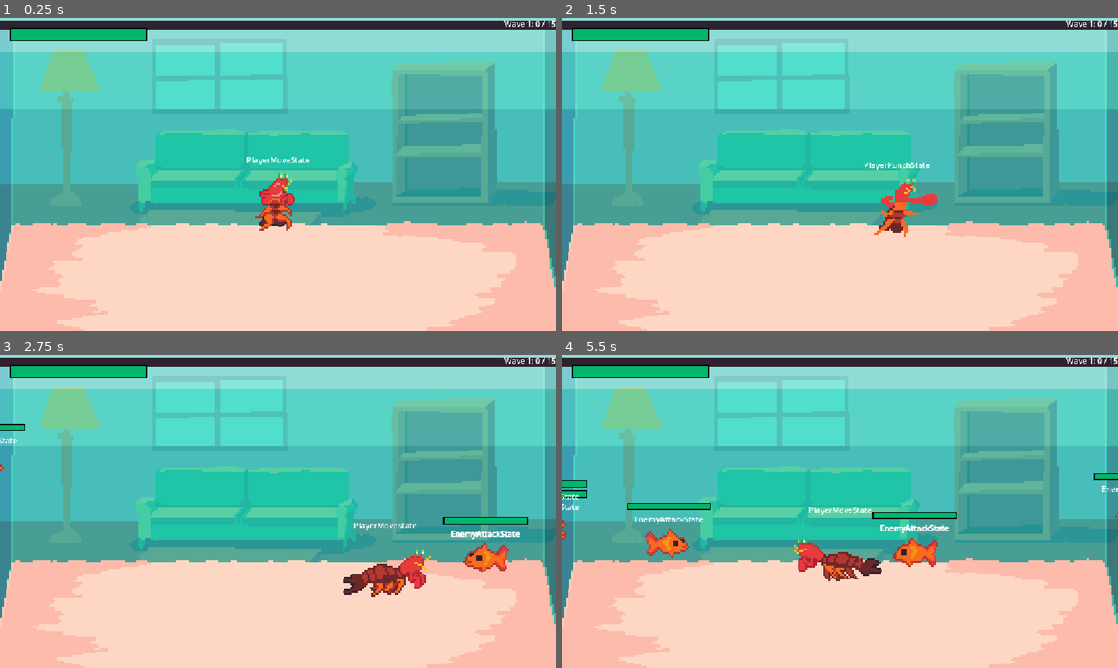
Above: before the commit, frames 1-4 (two rows, left to right).
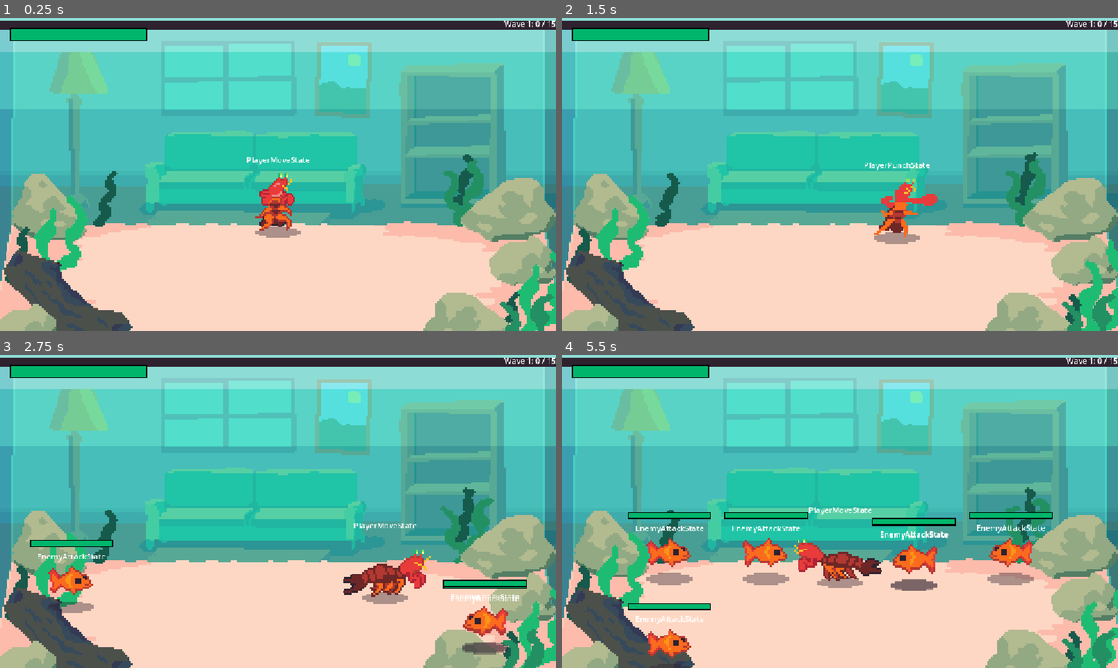
Above: after the commit, the same moments.

Repository: zhang-edward/shrimp-beat-em-up
Game: Godot game, scene res://scenes/Game.tscn
Same seed, same stepped clock (60 frames per second), same inputs: the game is played once before the commit and once after it.
Inputs:
- Up to frame 1 (0.25 s): no input
- Up to frame 2 (1.5 s): hold Right (move_right) 0.53-1.28 s; tap F (attack) at 0.6, 1.35 s; tap Space (jump) at 0.77 s; hold Down (move_down) from 1.28 s (still down)
- Up to frame 3 (2.75 s): tap Space (jump) at 1.52 s; release Down (move_down) at 2.03 s; hold Right (move_right) from 2.03 s (still down); tap F (attack) at 2.1 s
- Up to frame 4 (5.5 s): release Right (move_right) at 2.78 s; hold Up (move_up) 2.78-3.53 s; tap F (attack) every 0.75 s from 2.85 to 5.1 s; tap Space (jump) at 3.02, 3.77, 4.52 s; hold Left (move_left) 3.53-5.03 s; hold Down (move_down) from 5.03 s (still down)

The runs differ from the first frame. In frame 1, 22% of the frame differs, in the area x 0-100%, y 7-100%; in frame 2, 22%; in frame 3, 23%; in frame 4, 27%.

Commit message:
Reorganize sprites and add props to background

Diff:
--- a/animations/fish.tres
+++ b/animations/fish.tres
@@ -1,6 +1,6 @@
 [gd_resource type="SpriteFrames" format=3 uid="uid://d4bijqkyhwkgn"]
 
-[ext_resource type="Texture2D" uid="uid://mlbn5bvn88iy" path="res://sprites/fish_enemy_1.png" id="1_mtwji"]
+[ext_resource type="Texture2D" uid="uid://mlbn5bvn88iy" path="res://sprites/characters/fish_enemy_1.png" id="1_mtwji"]
 
 [sub_resource type="AtlasTexture" id="AtlasTexture_y16dy"]
 atlas = ExtResource("1_mtwji")
--- a/prefab/Enemy.tscn
+++ b/prefab/Enemy.tscn
@@ -2,6 +2,7 @@
 
 [ext_resource type="Script" uid="uid://pyemjxradddg" path="res://scripts/Enemy.gd" id="1_f08wl"]
 [ext_resource type="Script" uid="uid://bge0hmqmafyrt" path="res://scripts/fsm/StateMachine.gd" id="2_e3gy8"]
+[ext_resource type="Texture2D" uid="uid://dn5gt0a1iuba6" path="res://sprites/shadow.png" id="2_n3fxy"]
 [ext_resource type="Script" uid="uid://csf7xaemitdcb" path="res://scripts/Hurtbox.gd" id="5_2y5xi"]
 [ext_resource type="Script" uid="uid://do8t1vj4ygsrh" path="res://scripts/fsm/DebugStateMachineLabel.gd" id="5_y7302"]
 [ext_resource type="StyleBox" uid="uid://tu5xpycc3rfh" path="res://prefab/styles/healthbar_bg.tres" id="7_jca2b"]
@@ -17,9 +18,18 @@
 radius = 4.1231055
 
 [node name="Enemy" type="CharacterBody2D" unique_id=1600955621]
+y_sort_enabled = true
 collision_layer = 0
 collision_mask = 2
 script = ExtResource("1_f08wl")
+
+[node name="Shadow" type="Sprite2D" parent="." unique_id=1327308791]
+modulate = Color(1, 1, 1, 0.39215687)
+z_index = -1
+z_as_relative = false
+position = Vector2(0, 5)
+scale = Vector2(4, 4)
+texture = ExtResource("2_n3fxy")
 
 [node name="Healthbar" type="ProgressBar" parent="." unique_id=347754481]
 anchors_preset = 5
--- a/prefab/Player.tscn
+++ b/prefab/Player.tscn
@@ -1,7 +1,8 @@
 [gd_scene format=3 uid="uid://cyj1qui0kg5gk"]
 
 [ext_resource type="Script" uid="uid://yf1p7bejodo2" path="res://scripts/Player.gd" id="1_00yv1"]
-[ext_resource type="Texture2D" uid="uid://cgn8m5nc1o08m" path="res://sprites/shrimp.png" id="2_poo86"]
+[ext_resource type="Texture2D" uid="uid://cgn8m5nc1o08m" path="res://sprites/characters/shrimp.png" id="2_poo86"]
+[ext_resource type="Texture2D" uid="uid://dn5gt0a1iuba6" path="res://sprites/shadow.png" id="2_tx0ux"]
 [ext_resource type="Script" uid="uid://csf7xaemitdcb" path="res://scripts/Hurtbox.gd" id="3_poo86"]
 [ext_resource type="Script" uid="uid://bge0hmqmafyrt" path="res://scripts/fsm/StateMachine.gd" id="4_vga1c"]
 [ext_resource type="Script" uid="uid://deiw0ulusq62o" path="res://scripts/player_states/PlayerMoveState.gd" id="5_dbxf5"]
@@ -166,9 +167,9 @@
 "duration": 1.0,
 "texture": SubResource("AtlasTexture_4c3r8")
 }],
-"loop": 1,
+"loop": 0,
 "name": &"jump_uppercut",
-"speed": 5.0
+"speed": 10.0
 }, {
 "frames": [{
 "duration": 1.0,
@@ -242,6 +243,14 @@
 collision_layer = 0
 collision_mask = 2
 script = ExtResource("1_00yv1")
+
+[node name="Shadow" type="Sprite2D" parent="." unique_id=1051102670]
+modulate = Color(1, 1, 1, 0.39215687)
+z_index = -1
+z_as_relative = false
+position = Vector2(0, 5)
+scale = Vector2(4, 4)
+texture = ExtResource("2_tx0ux")
 
 [node name="AnimatedSprite2D" type="AnimatedSprite2D" parent="." unique_id=1104767220]
 scale = Vector2(4, 4)
--- a/scenes/Game.tscn
+++ b/scenes/Game.tscn
@@ -8,9 +8,104 @@
 [ext_resource type="PackedScene" uid="uid://s4vk1a005tvq" path="res://prefab/Enemy.tscn" id="4_78awf"]
 [ext_resource type="Texture2D" uid="uid://b6a6t3gkcmgxs" path="res://sprites/bg_sm.png" id="4_400sg"]
 [ext_resource type="Texture2D" uid="uid://8kdlujo1djqy" path="res://sprites/bg_sm_living_room.png" id="4_g4kob"]
+[ext_resource type="Texture2D" uid="uid://bhwt635b0jwv1" path="res://sprites/props/log1.png" id="8_2rd6h"]
+[ext_resource type="Texture2D" uid="uid://br5cp6d53s4vv" path="res://sprites/props/rock1.png" id="9_3xj3m"]
+[ext_resource type="Texture2D" uid="uid://dk704xgij5d80" path="res://sprites/props/seaweed_3.png" id="9_r7sob"]
+[ext_resource type="Texture2D" uid="uid://blp8ap5yk36w3" path="res://sprites/props/rock2.png" id="10_mcffj"]
+[ext_resource type="Texture2D" uid="uid://duf8us6pj3mfr" path="res://sprites/props/rock3.png" id="11_2rd6h"]
+[ext_resource type="Texture2D" uid="uid://800mviy7djks" path="res://sprites/props/seaweed_1.png" id="12_7ua8r"]
+[ext_resource type="Script" uid="uid://ghmm1evp356x" path="res://scripts/PropWithRandomizedAnimation.gd" id="14_vjgi4"]
+[ext_resource type="Texture2D" uid="uid://bugjdi2mb3dmu" path="res://sprites/props/seaweed_2.png" id="14_y5y3l"]
 
 [sub_resource type="RectangleShape2D" id="RectangleShape2D_mod73"]
 size = Vector2(1216, 389)
+
+[sub_resource type="AtlasTexture" id="AtlasTexture_kyk2p"]
+atlas = ExtResource("9_r7sob")
+region = Rect2(0, 0, 48, 64)
+
+[sub_resource type="AtlasTexture" id="AtlasTexture_45i86"]
+atlas = ExtResource("9_r7sob")
+region = Rect2(48, 0, 48, 64)
+
+[sub_resource type="AtlasTexture" id="AtlasTexture_sv1m6"]
+atlas = ExtResource("9_r7sob")
+region = Rect2(96, 0, 48, 64)
+
+[sub_resource type="SpriteFrames" id="SpriteFrames_7ua8r"]
+animations = [{
+"frames": [{
+"duration": 1.0,
+"texture": SubResource("AtlasTexture_kyk2p")
+}, {
+"duration": 1.0,
+"texture": SubResource("AtlasTexture_45i86")
+}, {
+"duration": 1.0,
+"texture": SubResource("AtlasTexture_sv1m6")
+}],
+"loop": 1,
+"name": &"default",
+"speed": 5.0
+}]
+
+[sub_resource type="AtlasTexture" id="AtlasTexture_r7sob"]
+atlas = ExtResource("12_7ua8r")
+region = Rect2(0, 0, 28, 32)
+
+[sub_resource type="AtlasTexture" id="AtlasTexture_y5y3l"]
+atlas = ExtResource("12_7ua8r")
+region = Rect2(28, 0, 28, 32)
+
+[sub_resource type="AtlasTexture" id="AtlasTexture_vjgi4"]
+atlas = ExtResource("12_7ua8r")
+region = Rect2(56, 0, 28, 32)
+
+[sub_resource type="SpriteFrames" id="SpriteFrames_mod73"]
+animations = [{
+"frames": [{
+"duration": 1.0,
+"texture": SubResource("AtlasTexture_r7sob")
+}, {
+"duration": 1.0,
+"texture": SubResource("AtlasTexture_y5y3l")
+}, {
+"duration": 1.0,
+"texture": SubResource("AtlasTexture_vjgi4")
+}],
+"loop": 1,
+"name": &"default",
+"speed": 5.0
+}]
+
+[sub_resource type="AtlasTexture" id="AtlasTexture_a8wo8"]
+atlas = ExtResource("14_y5y3l")
+region = Rect2(0, 0, 32, 48)
+
+[sub_resource type="AtlasTexture" id="AtlasTexture_attvq"]
+atlas = ExtResource("14_y5y3l")
+region = Rect2(32, 0, 32, 48)
+
+[sub_resource type="AtlasTexture" id="AtlasTexture_bneo8"]
+atlas = ExtResource("14_y5y3l")
+region = Rect2(64, 0, 32, 48)
+
+[sub_resource type="SpriteFrames" id="SpriteFrames_2rd6h"]
+animations = [{
+"frames": [{
+"duration": 1.0,
+"texture": SubResource("AtlasTexture_a8wo8")
+}, {
+"duration": 1.0,
+"texture": SubResource("AtlasTexture_attvq")
+}, {
+"duration": 1.0,
+"texture": SubResource("AtlasTexture_bneo8")
+}],
+"loop": 1,
+"name": &"default",
+"speed": 5.0
+}]
 
 [node name="Game" type="Node2D" unique_id=67653856]
 script = ExtResource("1_ibkli")
@@ -42,12 +137,12 @@
 text = "Wave 1: 0/15"
 
 [node name="BG" type="Node2D" parent="." unique_id=1544554596]
+z_index = -100
 
 [node name="BG2" type="Sprite2D" parent="BG" unique_id=1083088022]
-position = Vector2(0, 22)
+position = Vector2(18, 25)
 scale = Vector2(3.8, 3.8)
 texture = ExtResource("4_g4kob")
-metadata/_edit_lock_ = true
 
 [node name="StaticBody2D" type="StaticBody2D" parent="BG" unique_id=432593465]
 position = Vector2(1, 41)
@@ -64,6 +159,108 @@
 texture = ExtResource("4_400sg")
 metadata/_edit_lock_ = true
 
+[node name="Props" type="Node2D" parent="BG" unique_id=1314156249]
+y_sort_enabled = true
+
+[node name="Rock1" type="Sprite2D" parent="BG/Props" unique_id=1480612877]
+y_sort_enabled = true
+position = Vector2(-471, 64)
+scale = Vector2(4, 4)
+texture = ExtResource("9_3xj3m")
+
+[node name="Seaweed4" type="AnimatedSprite2D" parent="BG/Props" unique_id=2033097957]
+y_sort_enabled = true
+position = Vector2(-457, 134)
+scale = Vector2(4, 4)
+sprite_frames = SubResource("SpriteFrames_7ua8r")
+
+[node name="Log1" type="Sprite2D" parent="BG/Props" unique_id=1657274146]
+y_sort_enabled = true
+position = Vector2(-430, 267)
+scale = Vector2(4, 4)
+texture = ExtResource("8_2rd6h")
+
+[node name="Rock2" type="Sprite2D" parent="BG/Props" unique_id=337832543]
+y_sort_enabled = true
+position = Vector2(472, 67)
+scale = Vector2(4, 4)
+texture = ExtResource("10_mcffj")
+
+[node name="Rock5" type="Sprite2D" parent="BG/Props" unique_id=147509202]
+y_sort_enabled = true
+position = Vector2(405, 306)
+scale = Vector2(4, 4)
+texture = ExtResource("10_mcffj")
+flip_h = true
+
+[node name="Rock3" type="Sprite2D" parent="BG/Props" unique_id=767440676]
+y_sort_enabled = true
+position = Vector2(-520, 320)
+scale = Vector2(4, 4)
+texture = ExtResource("11_2rd6h")
+
+[node name="Rock4" type="Sprite2D" parent="BG/Props" unique_id=107203615]
+y_sort_enabled = true
+position = Vector2(509, 179)
+scale = Vector2(4, 4)
+texture = ExtResource("11_2rd6h")
+
+[node name="Seaweed1" type="AnimatedSprite2D" parent="BG/Props" unique_id=1320274558]
+y_sort_enabled = true
+position = Vector2(-363, 48)
+scale = Vector2(4, 4)
+sprite_frames = SubResource("SpriteFrames_mod73")
+script = ExtResource("14_vjgi4")
+
+[node name="Seaweed5" type="AnimatedSprite2D" parent="BG/Props" unique_id=1115548731]
+y_sort_enabled = true
+position = Vector2(-545, 165)
+scale = Vector2(4, 4)
+sprite_frames = SubResource("SpriteFrames_mod73")
+script = ExtResource("14_vjgi4")
+
+[node name="Seaweed6" type="AnimatedSprite2D" parent="BG/Props" unique_id=394168622]
+y_sort_enabled = true
+position = Vector2(470, 300)
+scale = Vector2(4, 4)
+sprite_frames = SubResource("SpriteFrames_mod73")
+script = ExtResource("14_vjgi4")
+
+[node name="Seaweed7" type="AnimatedSprite2D" parent="BG/Props" unique_id=252729465]
+y_sort_enabled = true
+position = Vector2(379, 10)
+scale = Vector2(4, 4)
+sprite_frames = SubResource("SpriteFrames_mod73")
+script = ExtResource("14_vjgi4")
+
+[node name="Seaweed8" type="AnimatedSprite2D" parent="BG/Props" unique_id=549791846]
+y_sort_enabled = true
+position = Vector2(379, 10)
+scale = Vector2(4, 4)
+sprite_frames = SubResource("SpriteFrames_mod73")
+script = ExtResource("14_vjgi4")
+
+[node name="Seaweed2" type="AnimatedSprite2D" parent="BG/Props" unique_id=229547631]
+y_sort_enabled = true
+position = Vector2(383, 36)
+scale = Vector2(4, 4)
+sprite_frames = SubResource("SpriteFrames_2rd6h")
+script = ExtResource("14_vjgi4")
+
+[node name="Seaweed9" type="AnimatedSprite2D" parent="BG/Props" unique_id=1822835902]
+y_sort_enabled = true
+position = Vector2(507, 311)
+scale = Vector2(4, 4)
+sprite_frames = SubResource("SpriteFrames_2rd6h")
+script = ExtResource("14_vjgi4")
+
+[node name="Seaweed3" type="AnimatedSprite2D" parent="BG/Props" unique_id=734721757]
+y_sort_enabled = true
+position = Vector2(544, 250)
+scale = Vector2(4, 4)
+sprite_frames = SubResource("SpriteFrames_7ua8r")
+script = ExtResource("14_vjgi4")
+
 [node name="Player" parent="." unique_id=1699568361 node_paths=PackedStringArray("healthbar") instance=ExtResource("2_qbsmt")]
 position = Vector2(0, 100)
 healthbar = NodePath("../CanvasLayer/Healthbar")
--- a/scripts/EnemySpawner.gd
+++ b/scripts/EnemySpawner.gd
@@ -39,7 +39,7 @@
 			new_enemy.initialize(player_ref, rand_config)
 			add_child(new_enemy)
 			var starting_pos = LEFT_SIDE if randi_range(0, 1) == 0 else RIGHT_SIDE
-			starting_pos.y = randi_range(100, -100)
+			starting_pos.y = randi_range(100, 400)
 			new_enemy.global_position = starting_pos
 
 func get_num_enemies_on_screen():
--- /dev/null
+++ b/scripts/PropWithRandomizedAnimation.gd
@@ -0,0 +1,6 @@
+class_name PropWithRandomizedAnimation
+extends AnimatedSprite2D
+
+func _ready() -> void:
+	var speed = randf_range(0.5, 1)
+	play("default", speed)
--- a/scripts/player_states/PlayerUppercutState.gd
+++ b/scripts/player_states/PlayerUppercutState.gd
@@ -3,7 +3,7 @@
 
 const AIR_MOVE_SPEED = 50.0
 const JUMP_VELOCITY = -500
-const RECOVERY_TIME := 0.3
+const RECOVERY_TIME := 0.5
 
 var gravity = ProjectSettings.get_setting("physics/2d/default_gravity")
 var recovery_timer = 0
Not shown, added: scripts/PropWithRandomizedAnimation.gd.uid
Binary file changed: sprites/bg_sm.aseprite
Binary file changed: sprites/bg_sm_living_room.png
Renamed: sprites/crab_enemy_1.aseprite -> sprites/characters/crab_enemy_1.aseprite
Renamed: sprites/crab_enemy_1.png -> sprites/characters/crab_enemy_1.png
Not shown, added: sprites/characters/crab_enemy_1.png.import
Renamed: sprites/fish_enemy_1.aseprite -> sprites/characters/fish_enemy_1.aseprite
Renamed: sprites/fish_enemy_1.png -> sprites/characters/fish_enemy_1.png
Not shown, changed: sprites/characters/fish_enemy_1.png.import
Binary file added: sprites/characters/shrimp.aseprite
Renamed: sprites/shrimp.png -> sprites/characters/shrimp.png
Not shown, added: sprites/characters/shrimp.png.import
(and 32 more such lines)
